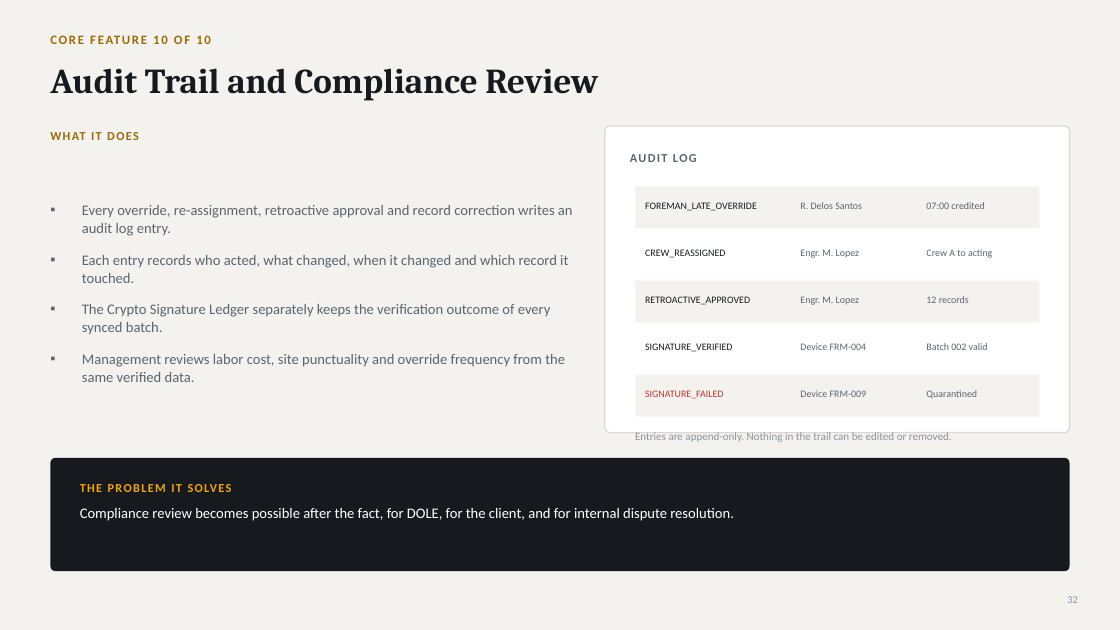
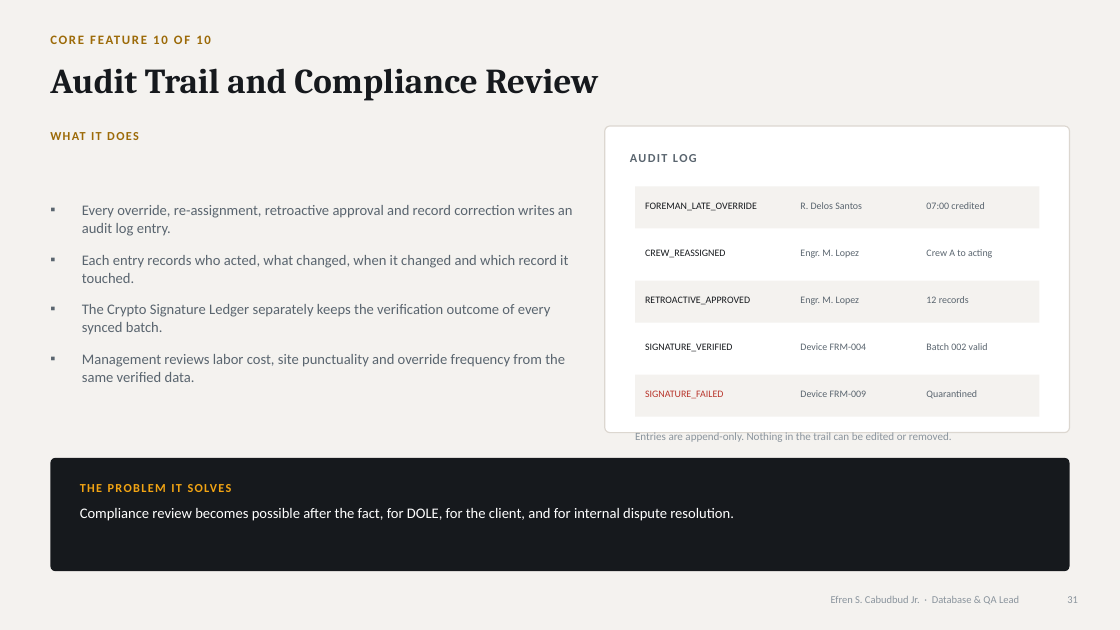
Before and after one commit to ruselportes/HRIS, a slide deck: slide 31 of docs/HRIS_Proposal_Hearing.pptx (slide 32 before the commit). Drawn at 1120x630 pixels with LibreOffice and Linux fonts; fonts in the diff are those of the drawing. Boxes give left, top, right and bottom in pixels: in the first picture for what was removed or moved away, otherwise in the second. Text is boxed around its words. In the diff, an @@ line names an element or a change of style, - is before the commit and + after.

```diff
--- a/docs/HRIS_Proposal_Hearing.pptx
+++ b/docs/HRIS_Proposal_Hearing.pptx
@@ text added at [831, 596, 1019, 604], 9 pt, text #8A949D @@
+Efren S. Cabudbud Jr. · Database & QA Lead
```
Also in this commit, not shown: 35 other slides changed, 7 slides added, 1 slide removed, 2 other files.
